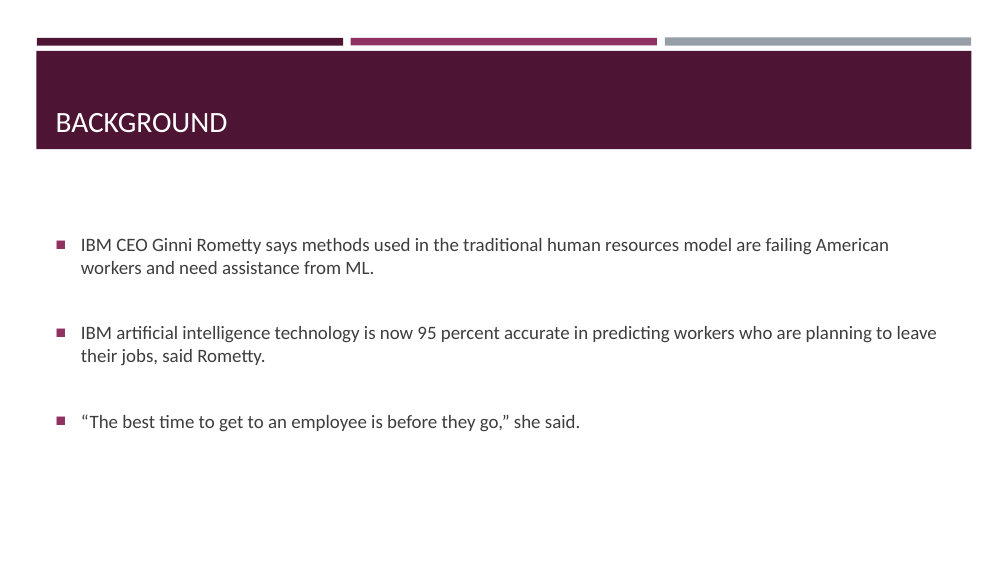
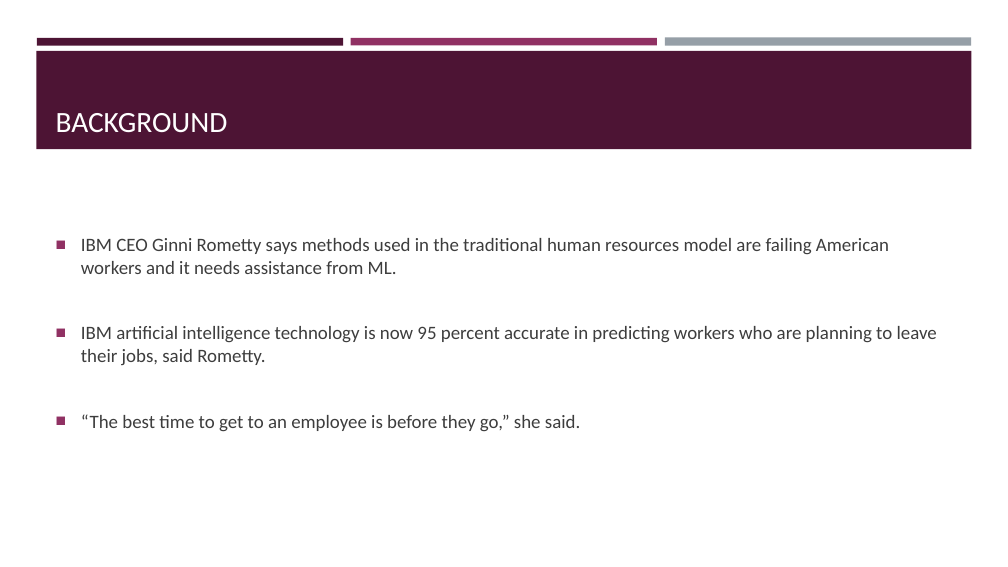
Before and after one commit to savorgnan5/CaseStudy2DDS-, a slide deck: slide 2 of Case_Study_2_Savorgnan.pptx. Drawn at 1008x567 pixels with LibreOffice and Linux fonts; fonts in the diff are those of the drawing. Boxes give left, top, right and bottom in pixels: in the first picture for what was removed or moved away, otherwise in the second. Text is boxed around its words. In the diff, an @@ line names an element or a change of style, - is before the commit and + after.

```diff
--- a/Case_Study_2_Savorgnan.pptx
+++ b/Case_Study_2_Savorgnan.pptx
@@ text at (81, 238, 889, 274): text changed @@
-■ IBM CEO Ginni Rometty says methods used in the traditional human resources model are failing American workers and need assistance from ML.
+■ IBM CEO Ginni Rometty says methods used in the traditional human resources model are failing American workers and it needs assistance from ML.
```
Also in this commit, not shown: 2 other slides changed, 1 slide added, 2 other files.
